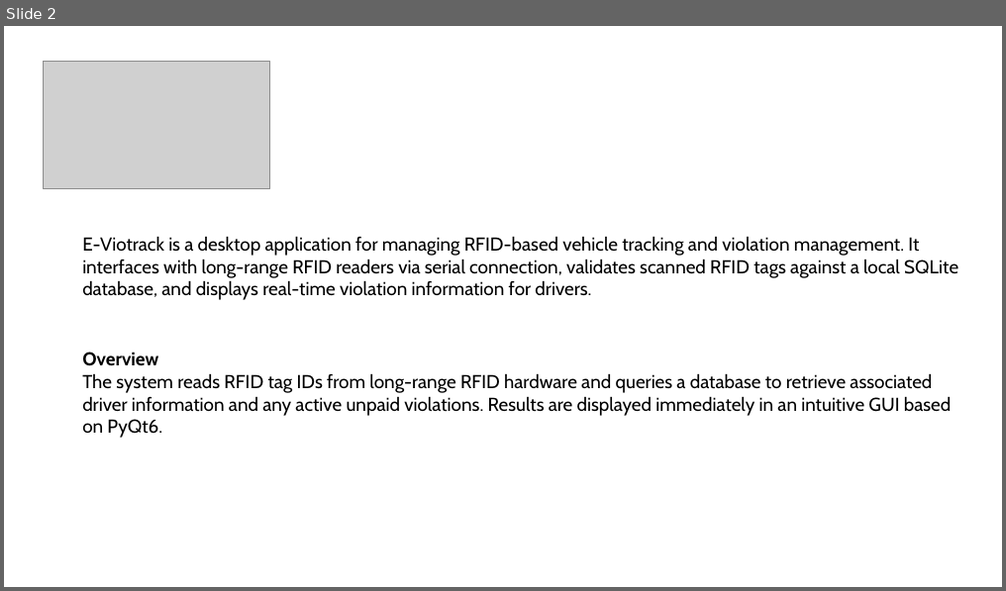
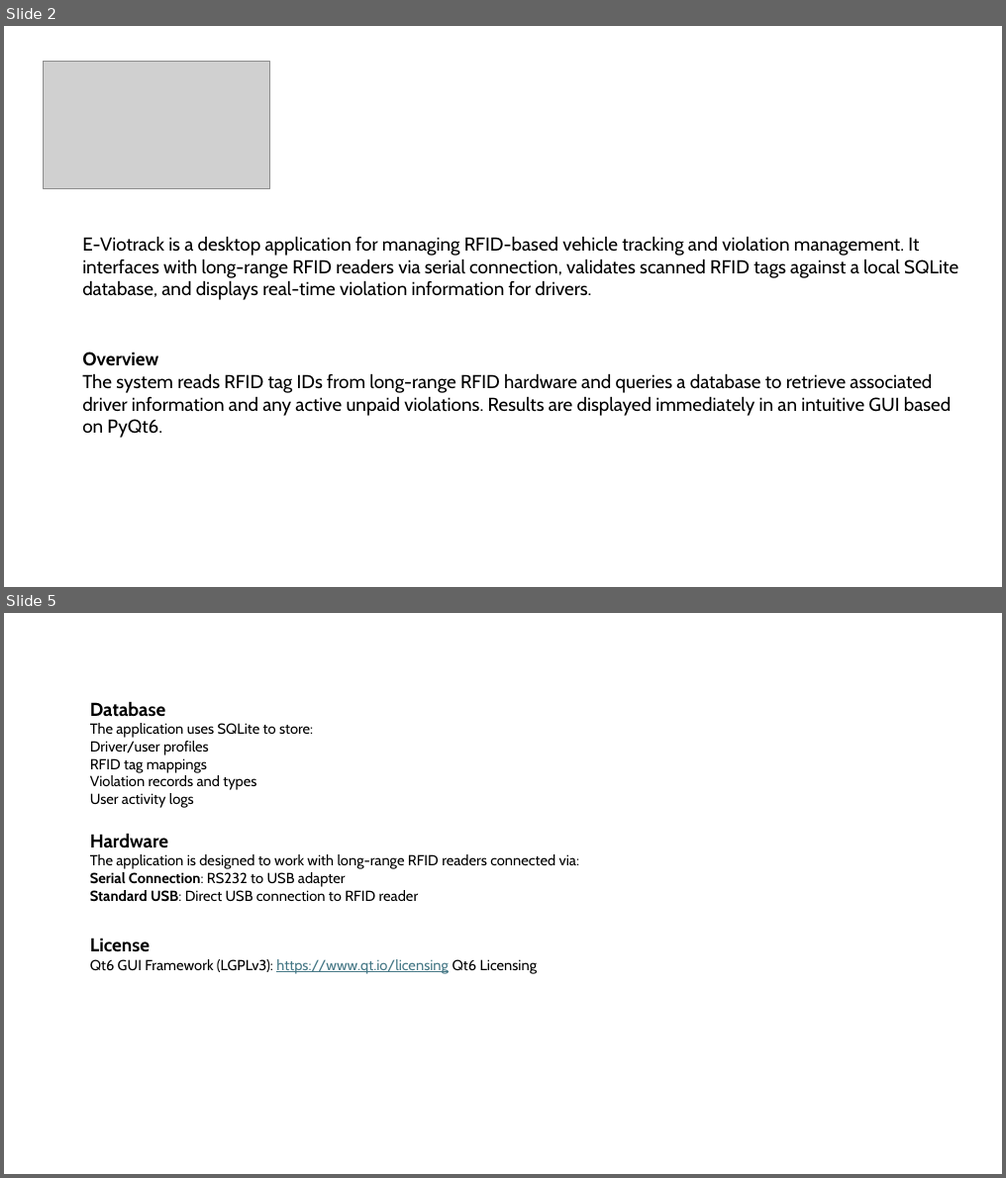
Before and after one commit to OliverFeronel090597/E-Viotrack, a slide deck: E-Viotrack.pptx. Shown one above the other, each under a label of ours: slide 2 before the commit, slides 2 and 5 after it; the slides between them are not shown. The pictures are 1006x591 and 1006x1178 pixels, drawn with LibreOffice and Linux fonts; fonts in the diff are those of the drawing; grey boxes stand for pictures. Boxes give left, top, right and bottom in pixels: in the first picture for what was removed or moved away, otherwise in the second. Text is boxed around its words. In the diff, an @@ line names an element or a change of style, - is before the commit and + after.

```diff
--- a/E-Viotrack.pptx
+++ b/E-Viotrack.pptx
@@ slide 5 added at (x1=4, y1=613, x2=1002, y2=1174), background #FFFFFF @@
@@ text added at (x1=90, y1=701, x2=313, y2=808), 14 pt, text #000000 @@
+Database
+The application uses SQLite to store:
+Driver/user profiles
+RFID tag mappings
+Violation records and types
+User activity logs
@@ text added at (x1=90, y1=833, x2=579, y2=902), 14 pt, text #000000 @@
+Hardware
+The application is designed to work with long-range RFID readers connected via:
+Serial Connection: RS232 to USB adapter
+Standard USB: Direct USB connection to RFID reader
@@ text added at (x1=90, y1=938, x2=538, y2=974), 14 pt, text #000000 @@
+License
+Qt6 GUI Framework (LGPLv3): https://www.qt.io/licensing Qt6 Licensing
```
Also in this commit, not shown: 1 slide changed, 5 other slides added, 4 other files.
